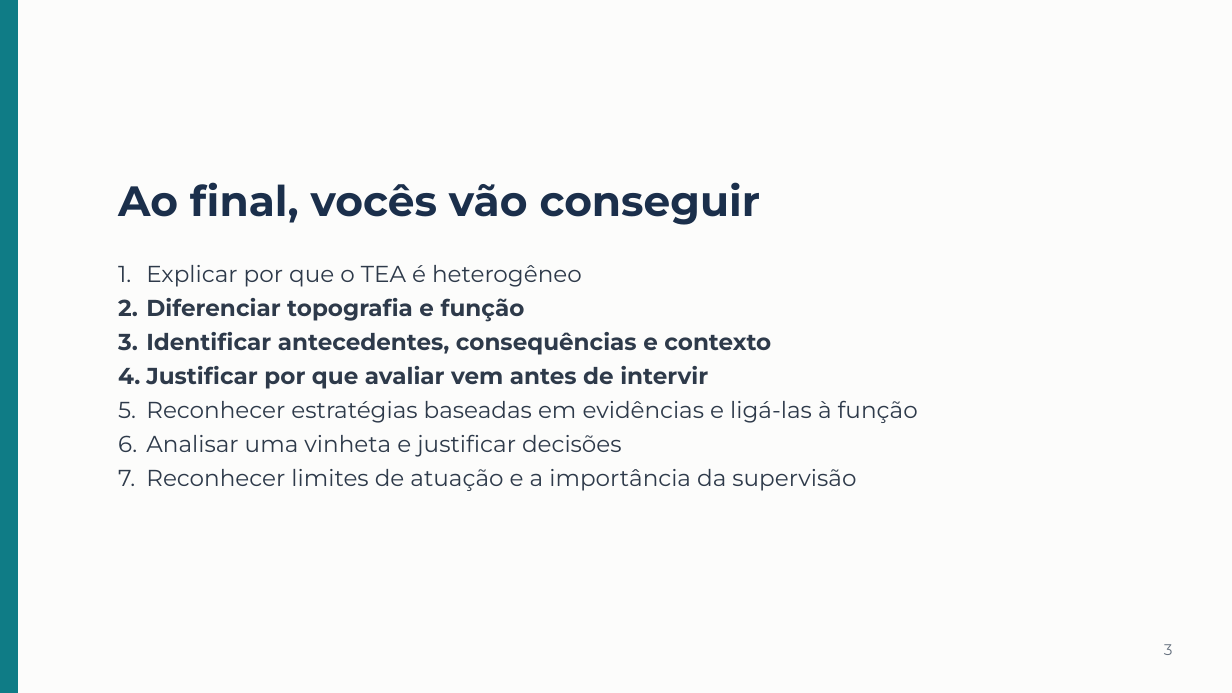
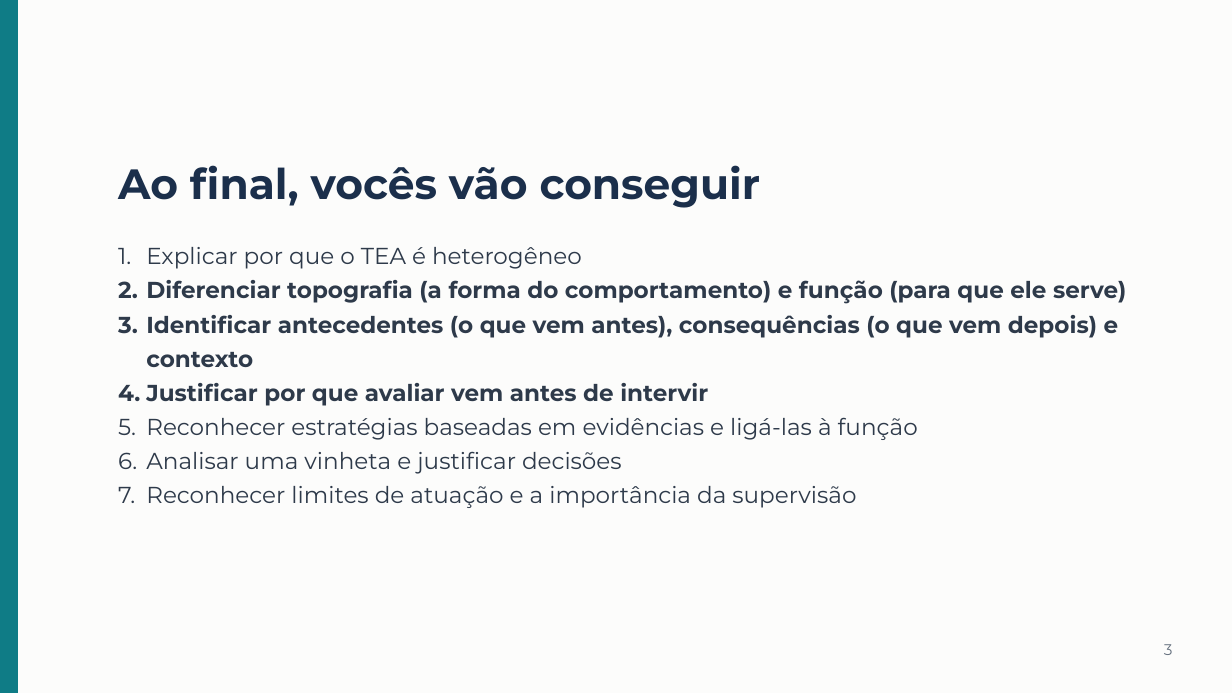
Before and after one commit to betinabinatti/CORE_WORKSHOP_ABA_TEA.md, a slide deck: slide 3 of workshop-aba-tea-lacc/apresentacao/Apresentacao_Workshop_ABA_TEA.pptx. Drawn at 1232x693 pixels with LibreOffice and Linux fonts; fonts in the diff are those of the drawing. Boxes give left, top, right and bottom in pixels: in the first picture for what was removed or moved away, otherwise in the second. Text is boxed around its words. In the diff, an @@ line names an element or a change of style, - is before the commit and + after.

```diff
--- a/workshop-aba-tea-lacc/apresentacao/Apresentacao_Workshop_ABA_TEA.pptx
+++ b/workshop-aba-tea-lacc/apresentacao/Apresentacao_Workshop_ABA_TEA.pptx
@@ text "Ao final, vocês vão conseguir": place and size @@
-text "Ao final, vocês vão conseguir" at [118,182,761,225]
+text "Ao final, vocês vão conseguir" at [118,165,761,208]
@@ text "Explicar por que o TEA ...": place and size @@
-text "Explicar por que o TEA ..." at [146,265,918,491]
+text "Explicar por que o TEA ..." at [146,247,1126,508]
@@ text at [146,280,1126,367]: text changed @@
-2. Diferenciar topografia e função
-3. Identificar antecedentes, consequências e contexto
+2. Diferenciar topografia (a forma do comportamento) e função (para que ele serve)
+3. Identificar antecedentes (o que vem antes), consequências (o que vem depois) e contexto
```
Also in this commit, not shown: 26 other slides changed, 1 slide added, 2 slides removed, 40 other files.
